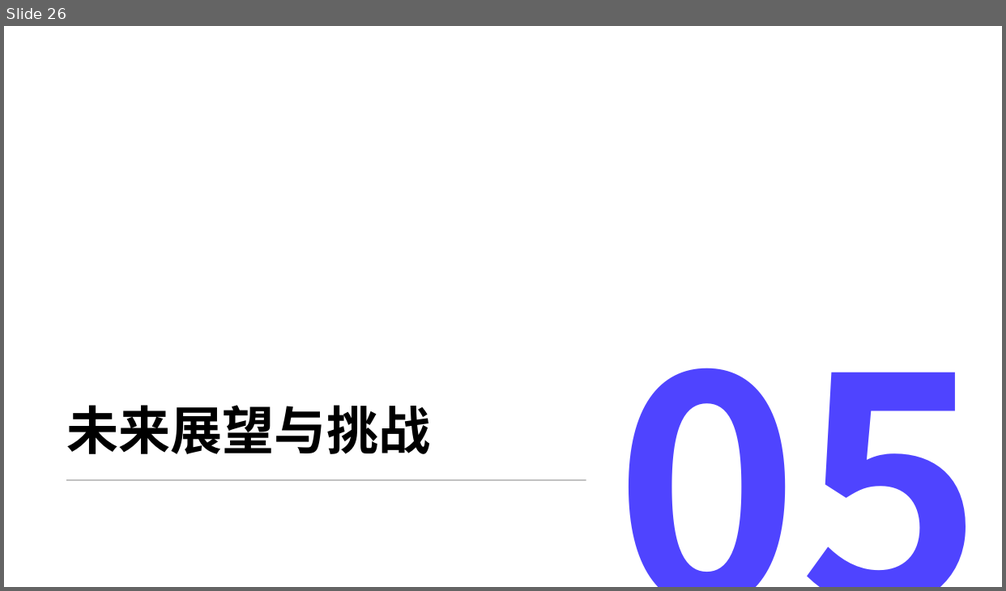
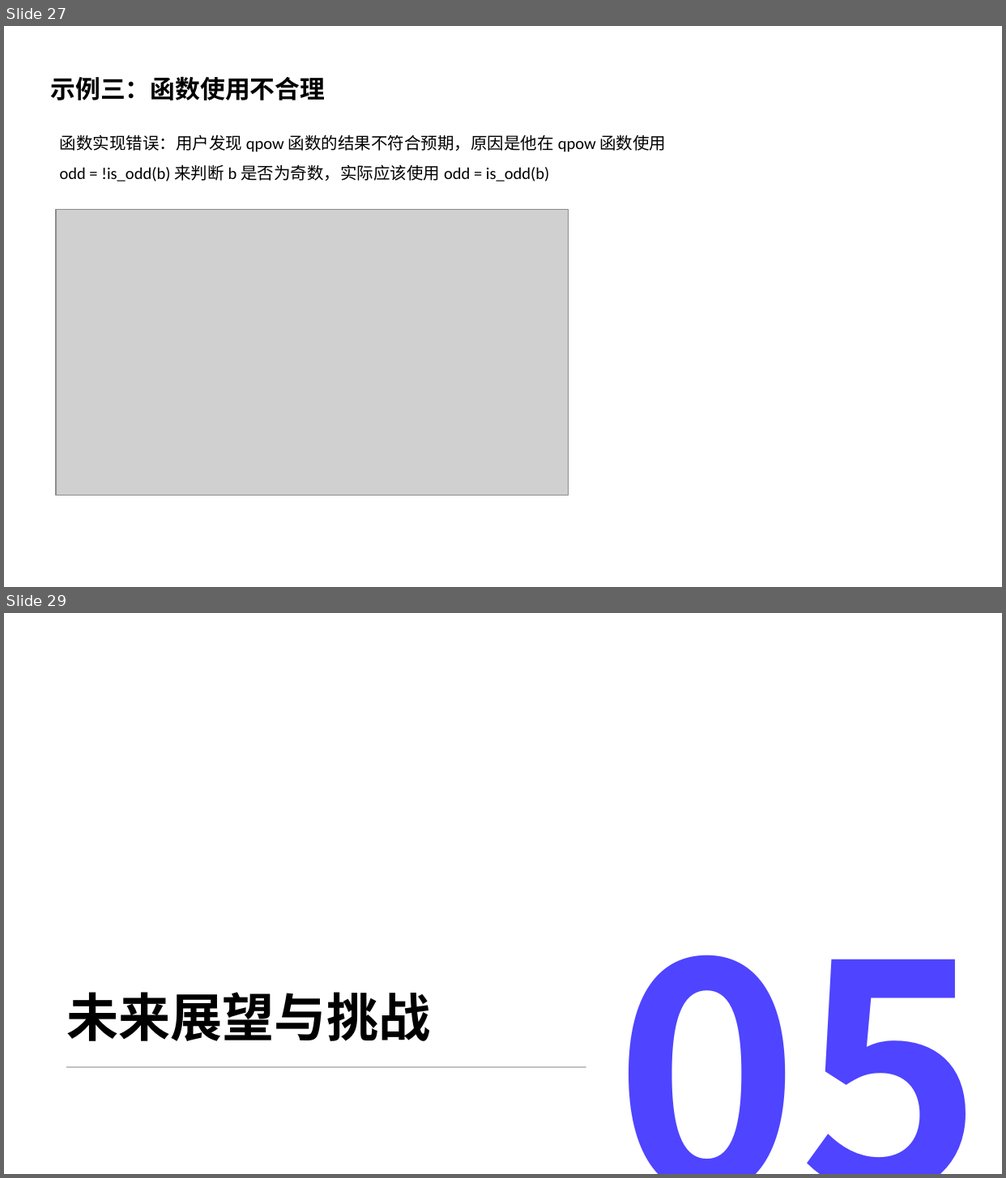
Before and after one commit to Zhenyu-Bo/Code-Assistant, a slide deck: report/LLM辅助的程序缺陷检测与修复.pptx. Shown one above the other, each under a label of ours: slide 26 before the commit, slides 27 and 29 after it; the slides between them are not shown. The pictures are 1006x591 and 1006x1178 pixels, drawn with LibreOffice and Linux fonts; fonts in the diff are those of the drawing; grey boxes stand for pictures; background and template pictures are left out. Boxes give left, top, right and bottom in pixels: in the first picture for what was removed or moved away, otherwise in the second. Text is boxed around its words. In the diff, an @@ line names an element or a change of style, - is before the commit and + after.

```diff
--- a/report/LLM辅助的程序缺陷检测与修复.pptx
+++ b/report/LLM辅助的程序缺陷检测与修复.pptx
@@ slide 27 added at (4, 26, 1002, 587), background #FFFFFF @@
@@ text added at (50, 76, 325, 101), 18 pt, text #000000, bold @@
+示例三：函数使用不合理
@@ text added at (60, 135, 666, 182), 12 pt, text #000000 @@
+函数实现错误：用户发现 qpow 函数的结果不符合预期，原因是他在 qpow 函数使用 odd = !is_odd(b) 来判断 b 是否为奇数，实际应该使用 odd = is_odd(b)
@@ picture added at (56, 210, 568, 495) @@
@@ what was slide 26 is now slide 29 @@
```
Also in this commit, not shown: 2 slides changed, 2 other slides added.
